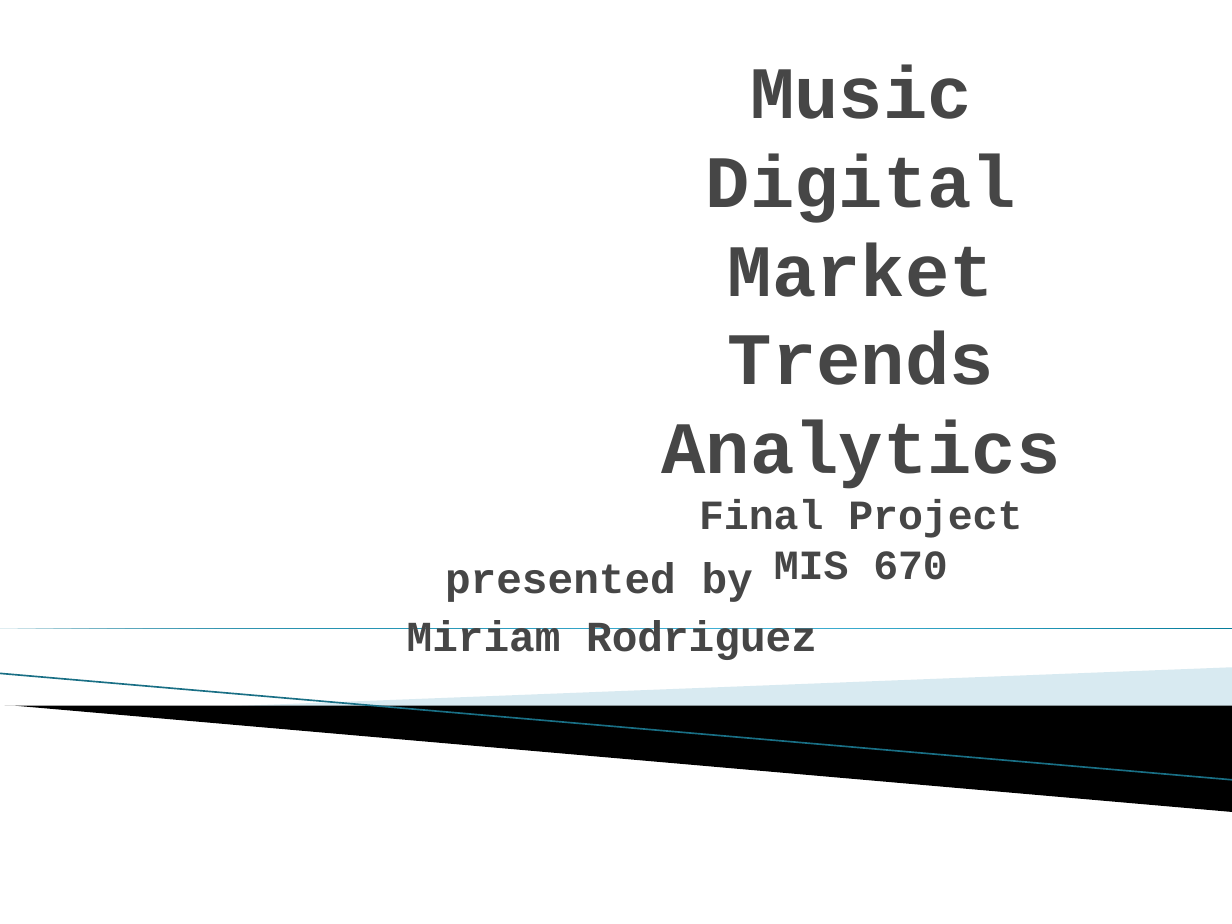
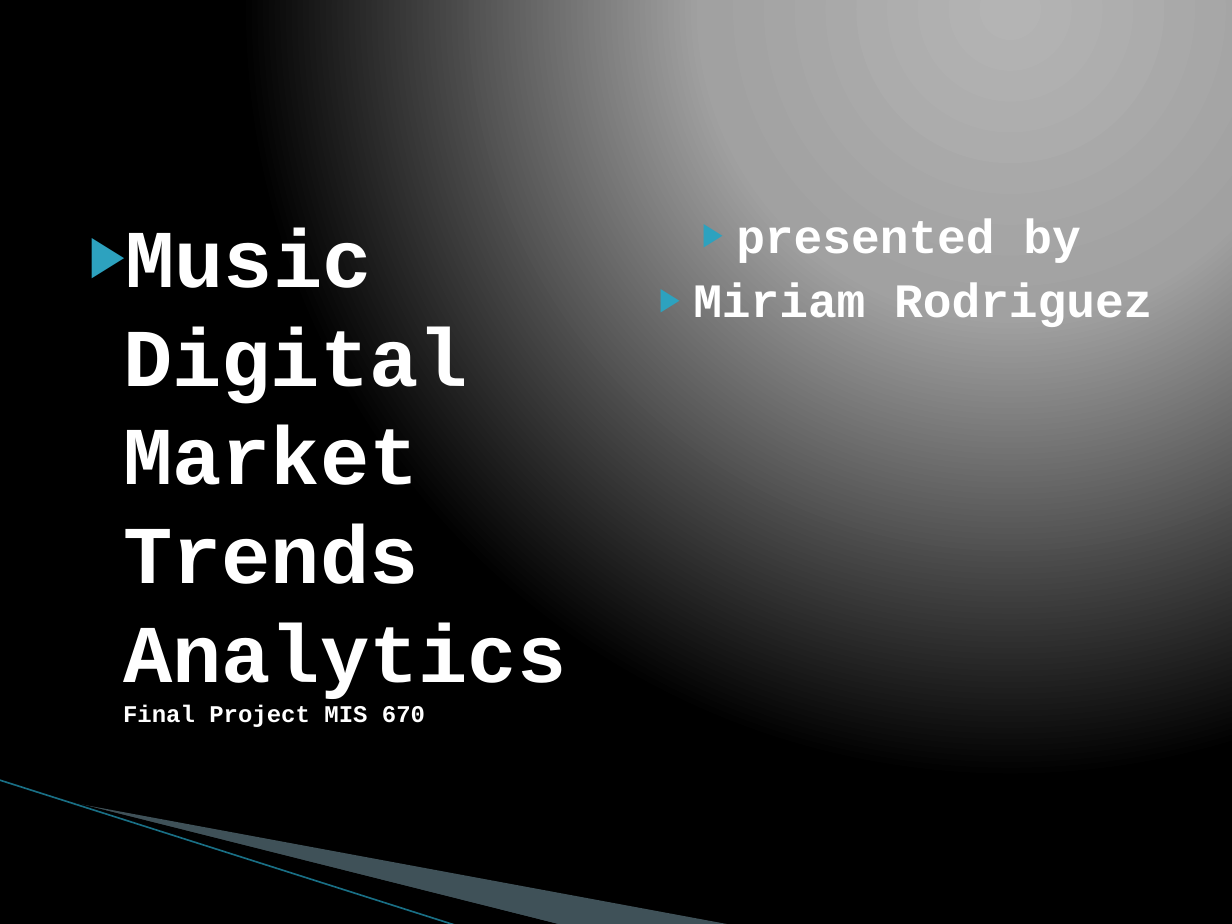
Before and after one commit to dmrod01/musicdistrotrends, a slide deck: slide 1 of Rodriguez_M_Final_Presentation.pptx. Drawn at 1232x924 pixels with LibreOffice and Linux fonts; fonts in the diff are those of the drawing; background and template pictures are left out. Boxes give left, top, right and bottom in pixels: in the first picture for what was removed or moved away, otherwise in the second. Text is boxed around its words. In the diff, an @@ line names an element or a change of style, - is before the commit and + after.

```diff
--- a/Rodriguez_M_Final_Presentation.pptx
+++ b/Rodriguez_M_Final_Presentation.pptx
@@ background #FFFFFF to gradient #B4B4B4 to #A2A2A2 to #000000 @@
@@ text removed at (x1=34, y1=22, x2=251, y2=71) @@
-RocHackHealth
@@ text removed at (x1=776, y1=64, x2=1088, y2=106) @@
-Provider Community Identification
@@ text "Music Digital Market Trends Analytics ..." moved from (x1=661, y1=65, x2=1060, y2=580) to (x1=123, y1=228, x2=566, y2=727) @@
@@ text "Music Digital Market Trends Analytics ..." at (x1=123, y1=228, x2=566, y2=727): size 43.2 to 48 pt in "Music Digital Market Trends Analytics"; size 24.3 to 14 pt in "Final Project MIS 670"; text colour #464646 to #FFFFFF; alignment centre to left; bullet none to ▶; more space between paragraphs; vertical alignment bottom to top @@
@@ text "presented by" moved from (x1=407, y1=562, x2=817, y2=660) to (x1=693, y1=219, x2=1152, y2=327) @@
@@ text "presented by" at (x1=693, y1=219, x2=1152, y2=327): size 25 to 28 pt, text colour #464646 to #FFFFFF; bullet none to ▶ @@
@@ right triangle removed at (x1=0, y1=628, x2=1232, y2=628) @@
@@ line removed from (0, 674) to (1232, 780) @@
@@ freeform shape removed at (x1=228, y1=668, x2=1232, y2=733) @@
@@ freeform shape removed at (x1=5, y1=706, x2=1232, y2=812) @@
@@ line added from (0, 780) to (457, 924), #97C5D8 0.95 pt @@
@@ freeform shape added at (x1=65, y1=800, x2=563, y2=924), fill #000000 @@
@@ freeform shape added at (x1=68, y1=801, x2=733, y2=924), fill #A0CBDC at 40% opacity @@
```
